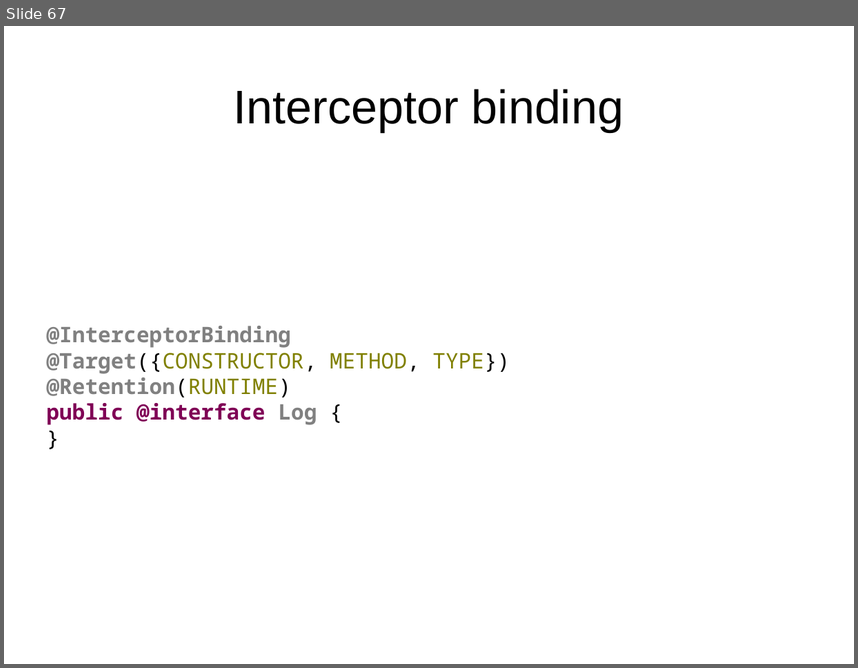
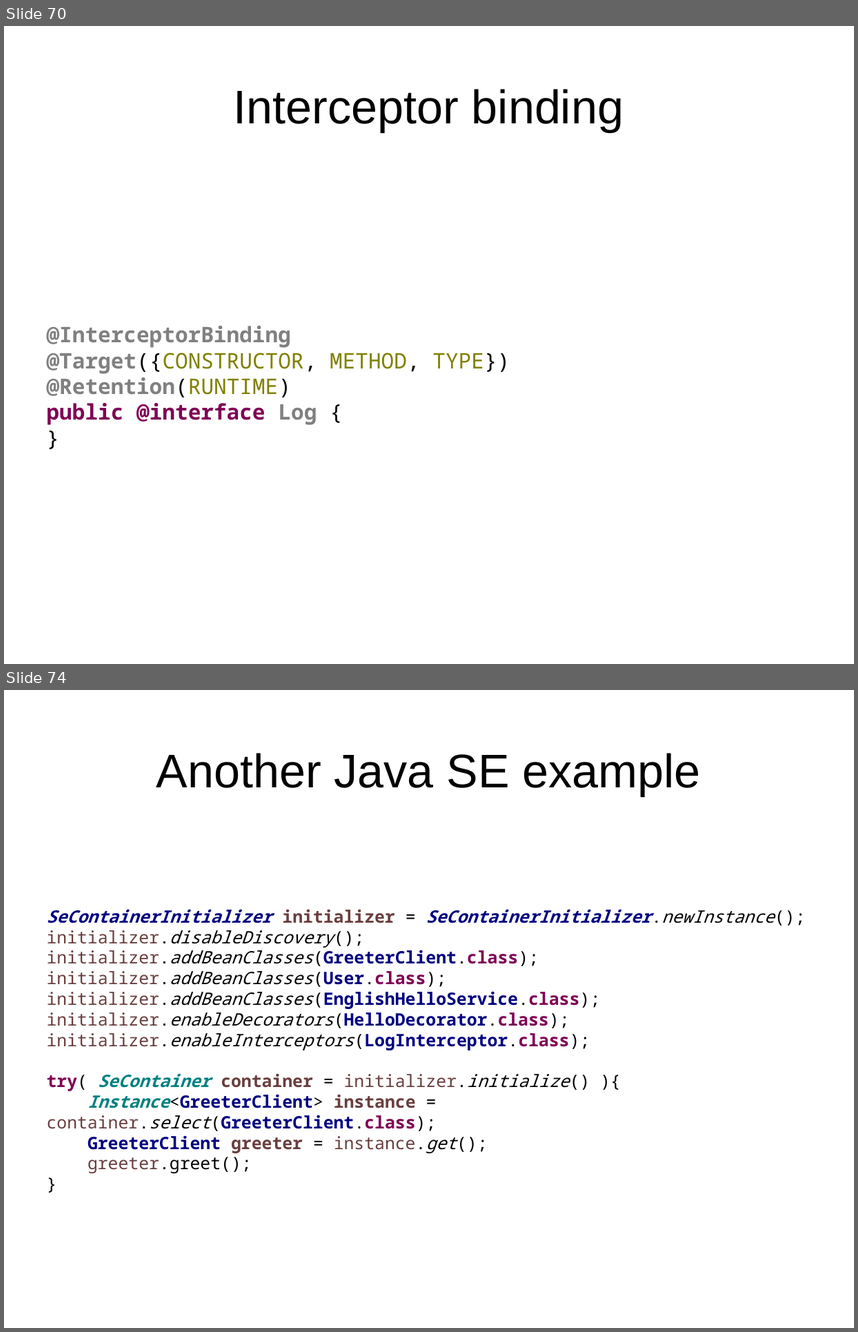
Before and after one commit to FrigoCoder/CDI, a slide deck: CDI.odp. Shown one above the other, each under a label of ours: slide 67 before the commit, slides 70 and 74 after it; the slides between them are not shown. The pictures are 858x668 and 858x1332 pixels, drawn with LibreOffice and Linux fonts; fonts in the diff are those of the drawing. Boxes give left, top, right and bottom in pixels: in the first picture for what was removed or moved away, otherwise in the second. Text is boxed around its words. In the diff, an @@ line names an element or a change of style, - is before the commit and + after.

```diff
--- a/CDI.odp
+++ b/CDI.odp
@@ slide 74 added at (x1=4, y1=690, x2=854, y2=1328), background #FFFFFF @@
@@ title added at (x1=156, y1=753, x2=701, y2=796), 44 pt, text #000000 @@
+Another Java SE example
@@ text added at (x1=47, y1=909, x2=774, y2=1173), 16 pt, text #000000 @@
+SeContainerInitializer initializer = SeContainerInitializer.newInstance();
+initializer.disableDiscovery();
+initializer.addBeanClasses(GreeterClient.class);
+initializer.addBeanClasses(User.class);
+initializer.addBeanClasses(EnglishHelloService.class);
+initializer.enableDecorators(HelloDecorator.class);
+initializer.enableInterceptors(LogInterceptor.class);
+try( SeContainer container = initializer.initialize() ){
+Instance<GreeterClient> instance = container.select(GreeterClient.class);
+GreeterClient greeter = instance.get();
+greeter.greet();
+}
@@ what was slide 67 is now slide 70 @@
```
Also in this commit, not shown: 3 slides changed, 4 other slides added, 6 other files.
